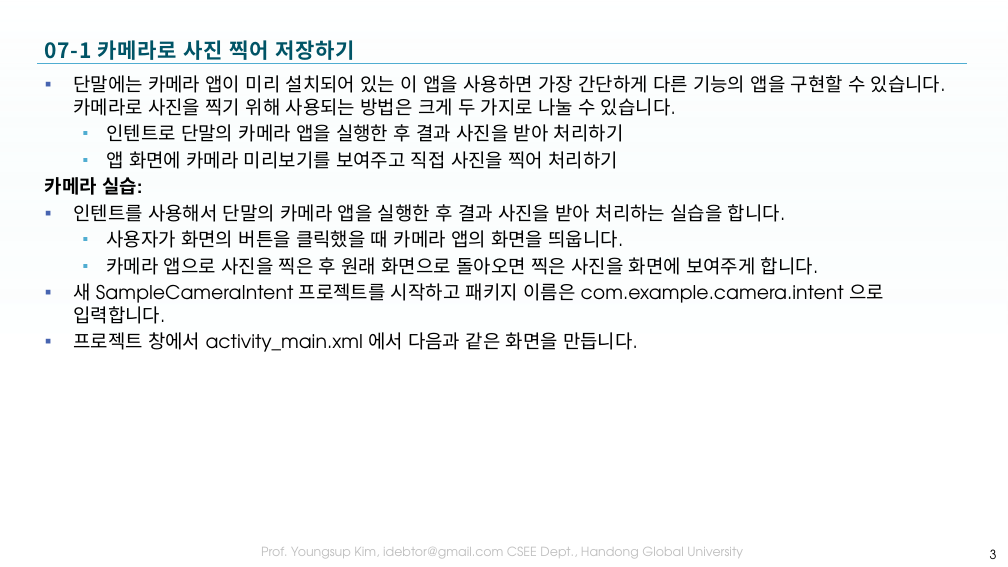
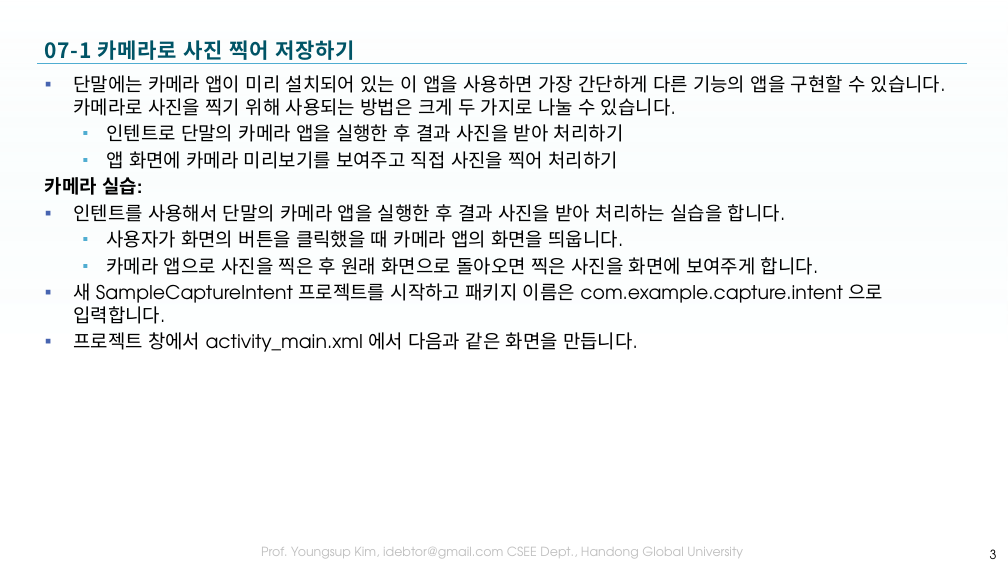
Before and after one commit to tae7841/HuStarAS, a slide deck: slide 3 of ppts/07Mulitmedia.pptx. Drawn at 1008x567 pixels with LibreOffice and Linux fonts; fonts in the diff are those of the drawing; background and template pictures are left out. Boxes give left, top, right and bottom in pixels: in the first picture for what was removed or moved away, otherwise in the second. Text is boxed around its words. In the diff, an @@ line names an element or a change of style, - is before the commit and + after.

```diff
--- a/ppts/07Mulitmedia.pptx
+++ b/ppts/07Mulitmedia.pptx
@@ text at [73,283,883,324]: text changed @@
-▪ 새 SampleCameraIntent 프로젝트를 시작하고 패키지 이름은 com.example.camera.intent 으로 입력합니다.
+▪ 새 SampleCaptureIntent 프로젝트를 시작하고 패키지 이름은 com.example.capture.intent 으로 입력합니다.
```
Also in this commit, not shown: 6 other slides changed, 5 other files.
